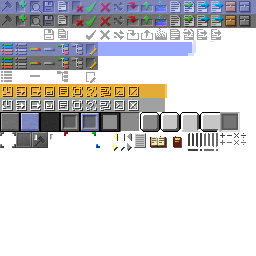
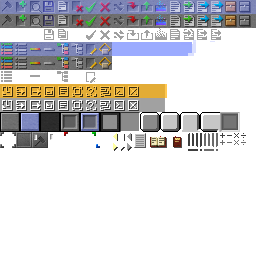
Before/after of a 256x256 layered artwork. What changed in the layer stack:
added group "Layer Group #10" with 3 layers in group "icons" over left=98, top=42, right=112, bottom=70
added layer "Layer #18" in group "Layer Group #10" over left=99, top=43, right=112, bottom=55
added layer "Layer #17" in group "Layer Group #10" over left=99, top=57, right=112, bottom=69
added layer "bg #9" in group "Layer Group #10" over left=98, top=42, right=112, bottom=70
